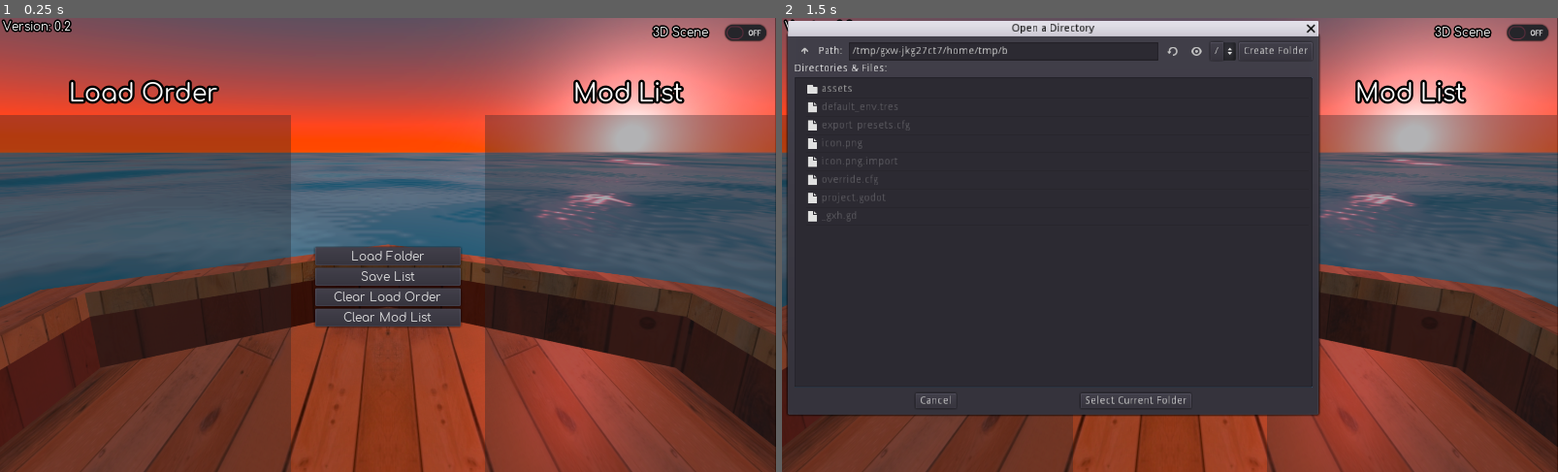
Above: before the commit, frames 1-2 (left to right).
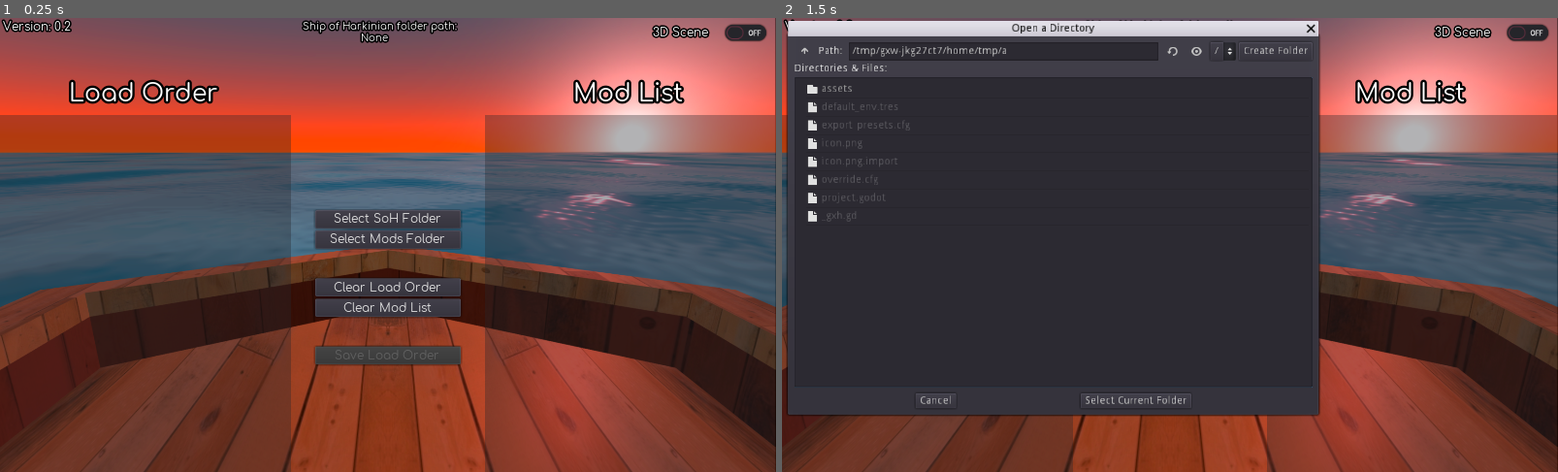
Above: after the commit, the same moments.

Repository: sitton76/Shipdeck
Game: Godot game, scene res://assets/objects/Main.tscn
Two runs of this game, one before a commit and one after it. Both use one fixed random seed, a clock stepped at 60 frames per second and the inputs below.
Inputs (mouse positions are in pixels of both pictures, inside the frame that each line leads up to):
- Up to frame 1 (0.25 s): no input
- Up to frame 2 (1.5 s): click "Load Folder" (after the commit: "Select Mods Folder") at 0.5 s; click (1170, 217) at 1.25 s, where only the run after the commit has a clickable "Select SoH Folder"

The runs differ from the first frame. In frame 1, 5.0% of the frame differs, in the area x 38-60%, y 0-77%; in frame 2, less than 0.1%.

Commit message:
Added button to select SoH folder, locked Save Load Order button until a valid SoH folder is selected, Added in display messages telling the user errors.

Diff:
--- a/assets/objects/Main.gd
+++ b/assets/objects/Main.gd
@@ -8,16 +8,14 @@
 var opened_dialog = false
 var dia_ref #unintiated reference to the popup dialog box that is used when selecting files/folders
 var current_folder_path = ""
-
-func _ready():
-	$Right_window.minimum_size_changed()
+var soh_folder = ""
 
 func populate_list(entry : String, folder_path : String, container : Node, group_name : String):
 	#Populates a given field with entry_button nodes representing a .otr file
 	var new_instance = entry_button_file.instance()
 	new_instance.add_to_group(group_name)
 	new_instance.set_text(entry)
-	new_instance.mod_file_path = folder_path + "/" + entry
+	new_instance.mod_file_path = folder_path + OS_check() + entry
 	new_instance.toggle_dir_buttons(false)
 	container.add_child(new_instance)
 
@@ -47,21 +45,43 @@
 		obj_ref.toggle_dir_buttons(true)
 	handle_offset()
 
-func save_mod_list(file_path):
+func assign_soh_folderpath_text(new_path_text : String):
+	$soh_path.bbcode_text = "[center]     Ship of Harknian folder path:\n " + new_path_text + "[/center]"
+
+func save_mod_list():
 	#Saves mod list to a .json file
-	dia_ref.queue_free()
 	var stored_data = {}
 	var iter_count = 0
 	for nodes in get_tree().get_nodes_in_group("L-side"):
 		stored_data.merge({iter_count : nodes.mod_file_path})
 		iter_count += 1
 	if iter_count > 0:
+		var file_path = soh_folder + OS_check() + "load-order.json"
 		stored_data.merge({"List-size" : str(iter_count - 1)})
 		var file = File.new()
 		file.open(file_path, file.WRITE)
 		file.store_line(to_json(stored_data))
 		file.close()
+		$msg_label.display_text("load-order.json file saved!")
 		opened_dialog = false
+
+func find_soh(path : String) -> bool:
+	var soh_file_names = ["\\soh.exe", "/soh.appimage", "/soh.dmg"]
+	var file = File.new()
+	for names in soh_file_names:
+		if file.file_exists(path + names) == true:
+			return true
+	return false
+
+func OS_check() -> String:
+	match OS.get_name():
+		"Windows", "UWP":
+			return("\\")
+		"Linux", "FreeBSD", "NetBSD", "OpenBSD", "BSD":
+			return("/")
+		"macOS":
+			return("/")
+	return "/" #If it is not detected it is likely running some form on linux...maybe
 
 func check_if_on_load_list(file_name : String) -> bool:
 	#Checks to see if a element is already on the Mod Load Order List, which will then prevent it
@@ -71,7 +91,18 @@
 			return true
 	return false
 
-func on_folder_select(opened_path):
+func on_soh_folder_select(opened_path):
+	dia_ref.queue_free()
+	opened_dialog = false
+	if find_soh(opened_path) == true:
+		soh_folder = opened_path
+		assign_soh_folderpath_text(soh_folder)
+		$Middle_window/VBoxContainer/save_list.disabled = false
+		$msg_label.display_text("Found SoH folder!")
+	else:
+		$msg_label.display_text("Folder selected does not contain SoH.")
+
+func on_mods_folder_select(opened_path):
 	#Selects the folder containing .otr files
 	dia_ref.queue_free()
 	for nodes in get_tree().get_nodes_in_group("R-side"):
@@ -102,37 +133,49 @@
 		var dialog = FileDialog.new()
 		dialog.mode = FileDialog.MODE_OPEN_DIR
 		dialog.access = FileDialog.ACCESS_FILESYSTEM
-		dialog.connect("dir_selected", self, "on_folder_select")
+		dialog.connect("dir_selected", self, "on_mods_folder_select")
 		dialog.connect("popup_hide", self, "on_dialog_close")
 		self.add_child(dialog)
 		dia_ref = dialog
 		dialog.popup(Rect2(0, 0, 700, 500))
 
 func _on_save_list_pressed():
-	#File dialog for selecting save path for .json file
-	if opened_dialog == false:
-		opened_dialog = true
-		var dialog = FileDialog.new()
-		dialog.mode = FileDialog.MODE_SAVE_FILE
-		dialog.access = FileDialog.ACCESS_FILESYSTEM
-		dialog.add_filter("*.json")
-		dialog.connect("file_selected", self, "save_mod_list")
-		dialog.connect("popup_hide", self, "on_dialog_close")
-		self.add_child(dialog)
-		dia_ref = dialog
-		dialog.popup(Rect2(0, 0, 700, 500))
+	if soh_folder != "":
+		if L_window.get_child_count() != 0:
+			save_mod_list()
+		else:
+			$msg_label.display_text("Please populate load order list before saving.")
+	else:
+		$msg_label.display_text("Please select a SoH folder first.")
 
 func _on_clear_load_list_pressed():
+	var found_mods_in_same_folder = false
 	for nodes in get_tree().get_nodes_in_group("L-side"):
 		if current_folder_path != "":
 			if nodes.mod_file_path.begins_with(current_folder_path) == true:
+				found_mods_in_same_folder = true
 				swap_sides(nodes)
 			else:
 				nodes.queue_free()
 		else:
 			nodes.queue_free()
+	if found_mods_in_same_folder == true:
+		$msg_label.display_text("Found used mods in current folder, returning them...")
 
 func _on_clear_mod_list_pressed():
 	for nodes in get_tree().get_nodes_in_group("R-side"):
 		current_folder_path = ""
 		nodes.queue_free()
+
+func _on_soh_folder_pressed():
+	#File dialog for selecting SoH path
+	if opened_dialog == false:
+		opened_dialog = true
+		var dialog = FileDialog.new()
+		dialog.mode = FileDialog.MODE_OPEN_DIR
+		dialog.access = FileDialog.ACCESS_FILESYSTEM
+		dialog.connect("dir_selected", self, "on_soh_folder_select")
+		dialog.connect("popup_hide", self, "on_dialog_close")
+		self.add_child(dialog)
+		dia_ref = dialog
+		dialog.popup(Rect2(0, 0, 700, 500))
--- a/assets/objects/Main.tscn
+++ b/assets/objects/Main.tscn
@@ -1,8 +1,9 @@
-[gd_scene load_steps=8 format=2]
+[gd_scene load_steps=11 format=2]
 
 [ext_resource path="res://assets/objects/Main.gd" type="Script" id=1]
 [ext_resource path="res://assets/fonts/Comfortaa-Regular.ttf" type="DynamicFontData" id=2]
 [ext_resource path="res://assets/objects/3D_scene_holder.tscn" type="PackedScene" id=3]
+[ext_resource path="res://assets/objects/msg_label.tscn" type="PackedScene" id=4]
 
 [sub_resource type="DynamicFont" id=3]
 size = 32
@@ -10,6 +11,9 @@
 outline_color = Color( 0, 0, 0, 1 )
 font_data = ExtResource( 2 )
 
+[sub_resource type="DynamicFont" id=5]
+font_data = ExtResource( 2 )
+
 [sub_resource type="DynamicFont" id=1]
 font_data = ExtResource( 2 )
 
@@ -17,6 +21,12 @@
 font_data = ExtResource( 2 )
 
 [sub_resource type="DynamicFont" id=4]
+outline_size = 2
+outline_color = Color( 0, 0, 0, 1 )
+font_data = ExtResource( 2 )
+
+[sub_resource type="DynamicFont" id=6]
+size = 13
 outline_size = 2
 outline_color = Color( 0, 0, 0, 1 )
 font_data = ExtResource( 2 )
@@ -97,33 +107,53 @@
 margin_bottom = -0.232025
 alignment = 1
 
+[node name="soh_folder" type="Button" parent="Middle_window/VBoxContainer"]
+margin_top = 57.0
+margin_right = 192.0
+margin_bottom = 82.0
+custom_fonts/font = SubResource( 5 )
+text = "Select SoH Folder"
+
 [node name="load_folder" type="Button" parent="Middle_window/VBoxContainer"]
-margin_top = 107.0
-margin_right = 192.0
-margin_bottom = 132.0
+margin_top = 86.0
+margin_right = 192.0
+margin_bottom = 111.0
 custom_fonts/font = SubResource( 1 )
-text = "Load Folder"
-
-[node name="save_list" type="Button" parent="Middle_window/VBoxContainer"]
-margin_top = 136.0
-margin_right = 192.0
-margin_bottom = 161.0
-custom_fonts/font = SubResource( 2 )
-text = "Save List"
+text = "Select Mods Folder"
+
+[node name="Spacer" type="Control" parent="Middle_window/VBoxContainer"]
+margin_top = 115.0
+margin_right = 192.0
+margin_bottom = 147.0
+rect_min_size = Vector2( 0, 32 )
 
 [node name="clear_load_list" type="Button" parent="Middle_window/VBoxContainer"]
-margin_top = 165.0
-margin_right = 192.0
-margin_bottom = 190.0
+margin_top = 151.0
+margin_right = 192.0
+margin_bottom = 176.0
 custom_fonts/font = SubResource( 2 )
 text = "Clear Load Order"
 
 [node name="clear_mod_list" type="Button" parent="Middle_window/VBoxContainer"]
-margin_top = 194.0
-margin_right = 192.0
-margin_bottom = 219.0
+margin_top = 180.0
+margin_right = 192.0
+margin_bottom = 205.0
 custom_fonts/font = SubResource( 2 )
 text = "Clear Mod List"
+
+[node name="Spacer2" type="Control" parent="Middle_window/VBoxContainer"]
+margin_top = 209.0
+margin_right = 192.0
+margin_bottom = 241.0
+rect_min_size = Vector2( 0, 32 )
+
+[node name="save_list" type="Button" parent="Middle_window/VBoxContainer"]
+margin_top = 245.0
+margin_right = 192.0
+margin_bottom = 270.0
+custom_fonts/font = SubResource( 2 )
+disabled = true
+text = "Save Load Order"
 
 [node name="Right_window" type="ScrollContainer" parent="."]
 anchor_left = 0.625
@@ -151,7 +181,22 @@
 custom_fonts/font = SubResource( 4 )
 text = "Version: 0.2"
 
+[node name="soh_path" type="RichTextLabel" parent="."]
+margin_left = 128.0
+margin_top = 3.0
+margin_right = 856.0
+margin_bottom = 72.0
+custom_fonts/normal_font = SubResource( 6 )
+bbcode_enabled = true
+bbcode_text = "[center]     Ship of Harkinian folder path:
+ None[/center]"
+text = "     Ship of Harkinian folder path:
+ None"
+
+[node name="msg_label" parent="." instance=ExtResource( 4 )]
+
+[connection signal="pressed" from="Middle_window/VBoxContainer/soh_folder" to="." method="_on_soh_folder_pressed"]
 [connection signal="pressed" from="Middle_window/VBoxContainer/load_folder" to="." method="_on_load_folder_pressed"]
-[connection signal="pressed" from="Middle_window/VBoxContainer/save_list" to="." method="_on_save_list_pressed"]
 [connection signal="pressed" from="Middle_window/VBoxContainer/clear_load_list" to="." method="_on_clear_load_list_pressed"]
 [connection signal="pressed" from="Middle_window/VBoxContainer/clear_mod_list" to="." method="_on_clear_mod_list_pressed"]
+[connection signal="pressed" from="Middle_window/VBoxContainer/save_list" to="." method="_on_save_list_pressed"]
--- /dev/null
+++ b/assets/objects/msg_label.gd
@@ -0,0 +1,8 @@
+extends RichTextLabel
+
+func display_text(sent_text : String):
+	self.bbcode_text = "[center]" + sent_text + "[/center]"
+	$AnimationPlayer.play("fade")
+
+func clear():
+	self.bbcode_text = ""
--- /dev/null
+++ b/assets/objects/msg_label.tscn
@@ -0,0 +1,82 @@
+[gd_scene load_steps=6 format=2]
+
+[ext_resource path="res://assets/objects/msg_label.gd" type="Script" id=1]
+[ext_resource path="res://assets/fonts/Comfortaa-Regular.ttf" type="DynamicFontData" id=2]
+
+[sub_resource type="DynamicFont" id=3]
+outline_size = 2
+outline_color = Color( 0, 0, 0, 1 )
+font_data = ExtResource( 2 )
+
+[sub_resource type="Animation" id=1]
+length = 0.001
+tracks/0/type = "value"
+tracks/0/path = NodePath(".:visible")
+tracks/0/interp = 1
+tracks/0/loop_wrap = true
+tracks/0/imported = false
+tracks/0/enabled = true
+tracks/0/keys = {
+"times": PoolRealArray( 0 ),
+"transitions": PoolRealArray( 1 ),
+"update": 0,
+"values": [ true ]
+}
+tracks/1/type = "value"
+tracks/1/path = NodePath(".:modulate")
+tracks/1/interp = 1
+tracks/1/loop_wrap = true
+tracks/1/imported = false
+tracks/1/enabled = true
+tracks/1/keys = {
+"times": PoolRealArray( 0 ),
+"transitions": PoolRealArray( 1 ),
+"update": 0,
+"values": [ Color( 1, 1, 1, 0 ) ]
+}
+
+[sub_resource type="Animation" id=2]
+resource_name = "fade"
+length = 4.4
+tracks/0/type = "value"
+tracks/0/path = NodePath(".:modulate")
+tracks/0/interp = 1
+tracks/0/loop_wrap = true
+tracks/0/imported = false
+tracks/0/enabled = true
+tracks/0/keys = {
+"times": PoolRealArray( 0, 1, 3, 4 ),
+"transitions": PoolRealArray( 1, 1, 1, 1 ),
+"update": 0,
+"values": [ Color( 1, 1, 1, 0 ), Color( 1, 1, 1, 1 ), Color( 1, 1, 1, 1 ), Color( 1, 1, 1, 0 ) ]
+}
+tracks/1/type = "method"
+tracks/1/path = NodePath(".")
+tracks/1/interp = 1
+tracks/1/loop_wrap = true
+tracks/1/imported = false
+tracks/1/enabled = true
+tracks/1/keys = {
+"times": PoolRealArray( 4.4 ),
+"transitions": PoolRealArray( 1 ),
+"values": [ {
+"args": [  ],
+"method": "clear"
+} ]
+}
+
+[node name="msg_label" type="RichTextLabel"]
+modulate = Color( 1, 1, 1, 0 )
+margin_left = 384.0
+margin_top = 177.0
+margin_right = 640.0
+margin_bottom = 233.0
+custom_fonts/normal_font = SubResource( 3 )
+bbcode_enabled = true
+bbcode_text = "[center]test"
+text = "[center]test"
+script = ExtResource( 1 )
+
+[node name="AnimationPlayer" type="AnimationPlayer" parent="."]
+anims/RESET = SubResource( 1 )
+anims/fade = SubResource( 2 )
